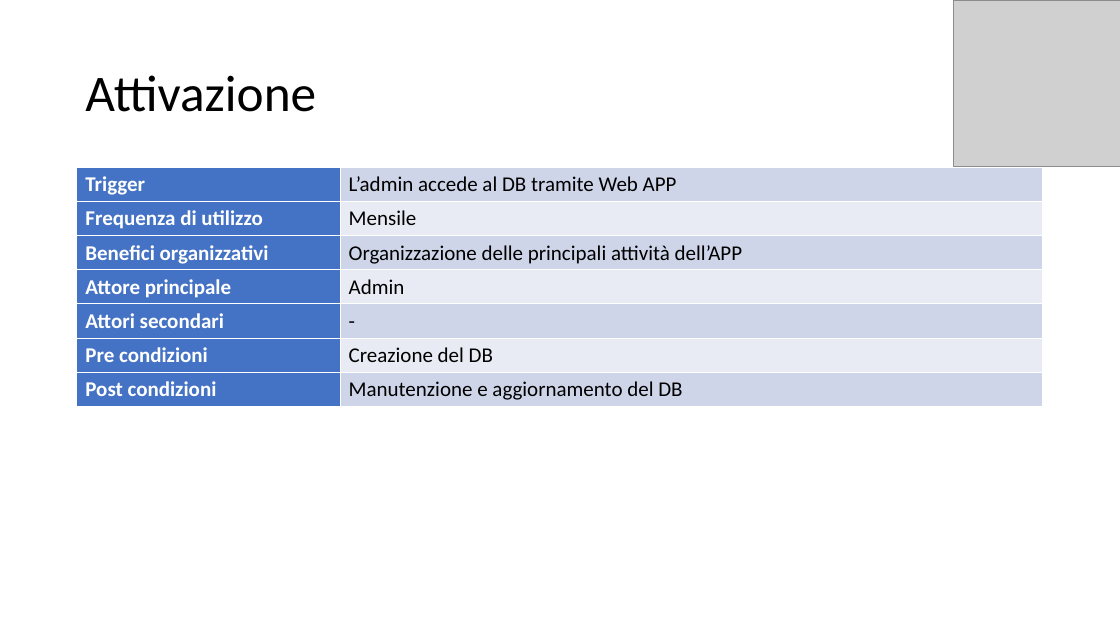
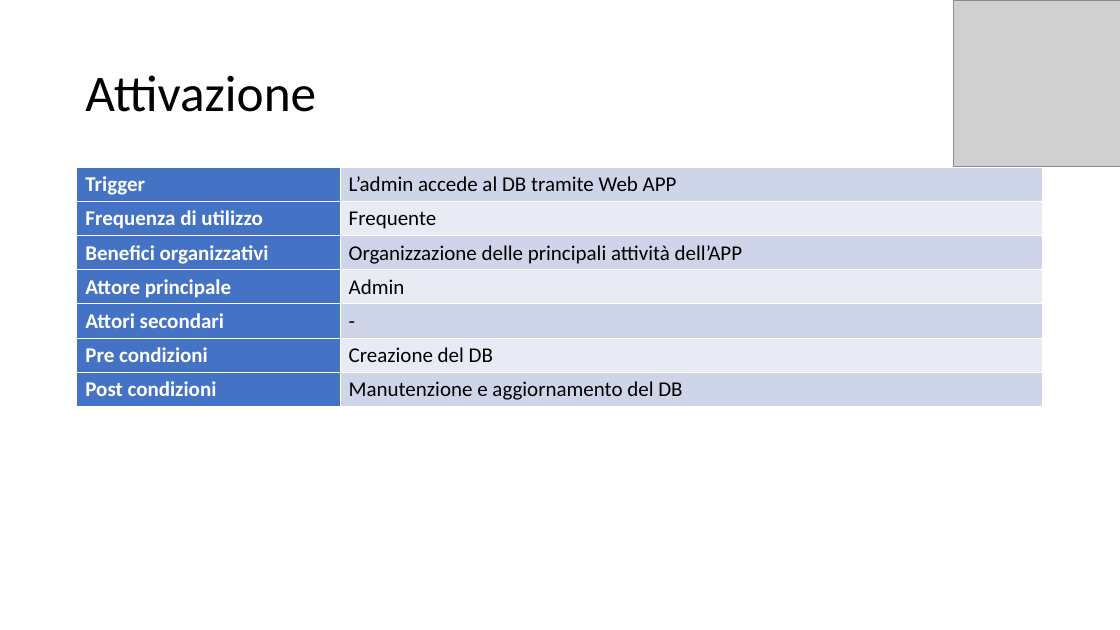
Before and after one commit to itsar19-20/gas, a slide deck: slide 3 of docs/analisi/Template use case/Template Use Case - Gestione DB.pptx. Drawn at 1120x630 pixels with LibreOffice and Linux fonts; fonts in the diff are those of the drawing; grey boxes stand for pictures. Boxes give left, top, right and bottom in pixels: in the first picture for what was removed or moved away, otherwise in the second. Text is boxed around its words. In the diff, an @@ line names an element or a change of style, - is before the commit and + after.

```diff
--- a/docs/analisi/Template use case/Template Use Case - Gestione DB.pptx
+++ b/docs/analisi/Template use case/Template Use Case - Gestione DB.pptx
@@ table at <box>77,168,1044,407</box> @@
-row 2, column 2: Mensile
+row 2, column 2: Frequente
```
Also in this commit, not shown: 2 other slides changed, 8 other files.
